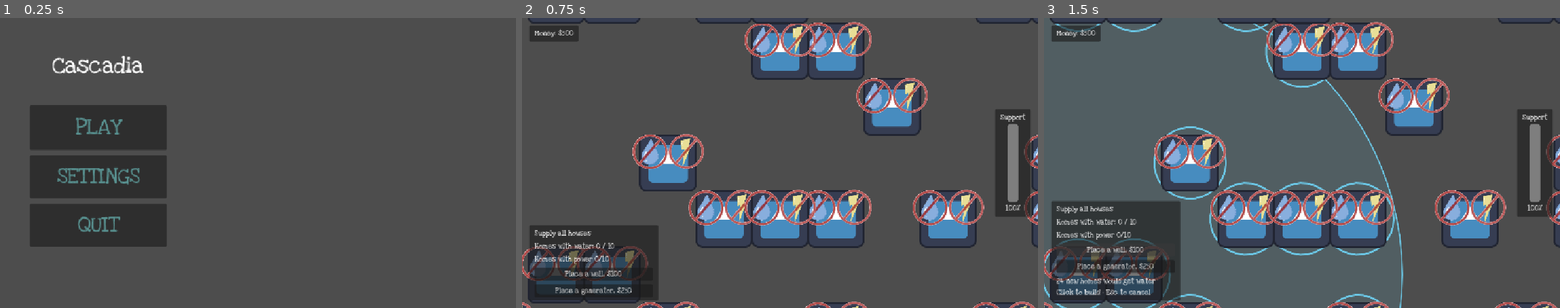
Above: before the commit, frames 1-3 (left to right).
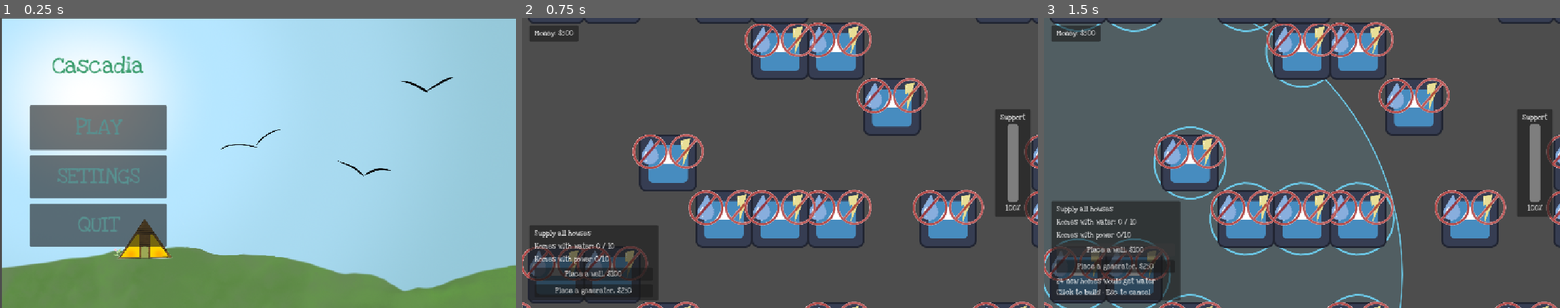
Above: after the commit, the same moments.

Repository: vini-44/cascadia-bounce-back
Game: Godot game, scene res://scenes/main_menu.tscn
Two runs of this game, one before a commit and one after it. Both use one fixed random seed, a clock stepped at 60 frames per second and the inputs below. The engine's default icon, where the game draws it, is replaced by a stand-in: a white triangle on a blue panel in a dark square.
Inputs:
- Up to frame 1 (0.25 s): no input
- Up to frame 2 (0.75 s): click "PLAY" at 0.5 s
- Up to frame 3 (1.5 s): click "Place a well, $100" at 1.25 s

The runs differ from the first frame. In frame 1, 99% of the frame differs, in the area x 0-100%, y 0-100%; in frame 2, nothing differs; in frame 3, nothing differs.

Commit message:
background main menu

Diff:
--- a/scenes/main_menu.tscn
+++ b/scenes/main_menu.tscn
@@ -2,6 +2,7 @@
 
 [ext_resource type="Theme" uid="uid://c8h5h66ur7ug1" path="res://main_menu_theme.tres" id="1_8ln24"]
 [ext_resource type="Script" uid="uid://dwj4md5dqv2e4" path="res://scripts/play_button.gd" id="2_7vrkn"]
+[ext_resource type="Texture2D" uid="uid://b5wsxjjt6rsj1" path="res://sky title.png" id="2_rtw2f"]
 [ext_resource type="Script" uid="uid://b2up8iy8nw8nq" path="res://scripts/settings_button.gd" id="3_fu7sn"]
 [ext_resource type="Script" uid="uid://b6xabv8m1f4ri" path="res://scripts/quit_button.gd" id="4_glbon"]
 [ext_resource type="Script" uid="uid://btcr2xh7id48x" path="res://scripts/settings_panel.gd" id="4_jix8l"]
@@ -14,6 +15,12 @@
 grow_horizontal = 2
 grow_vertical = 2
 theme = ExtResource("1_8ln24")
+
+[node name="Sprite2D" type="Sprite2D" parent="." unique_id=1498955939]
+z_index = -4096
+position = Vector2(578, 328)
+scale = Vector2(0.32988507, 0.30092594)
+texture = ExtResource("2_rtw2f")
 
 [node name="ButtonPlay" type="Button" parent="." unique_id=523147670]
 layout_mode = 0
@@ -32,6 +39,7 @@
 offset_top = 33.0
 offset_right = 384.0
 offset_bottom = 182.0
+theme_override_colors/default_color = Color(0.22174624, 0.60875034, 0.42070198, 1)
 theme_override_font_sizes/normal_font_size = 50
 theme_override_font_sizes/bold_font_size = 50
 theme_override_font_sizes/bold_italics_font_size = 50
Binary file added: sky title.png
Not shown, added: sky title.png.import
